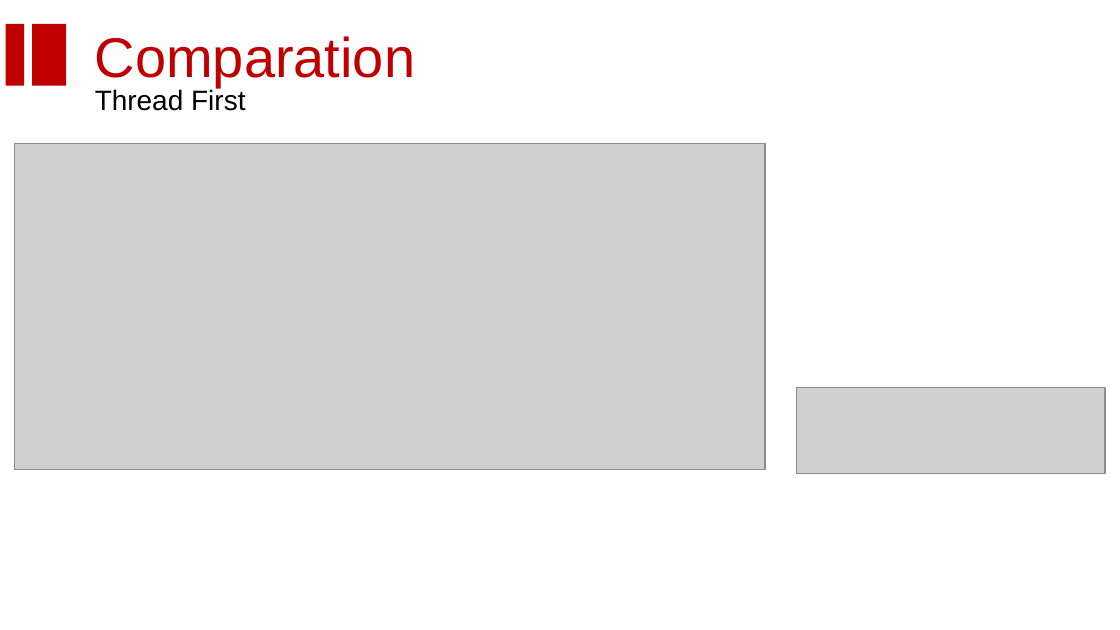
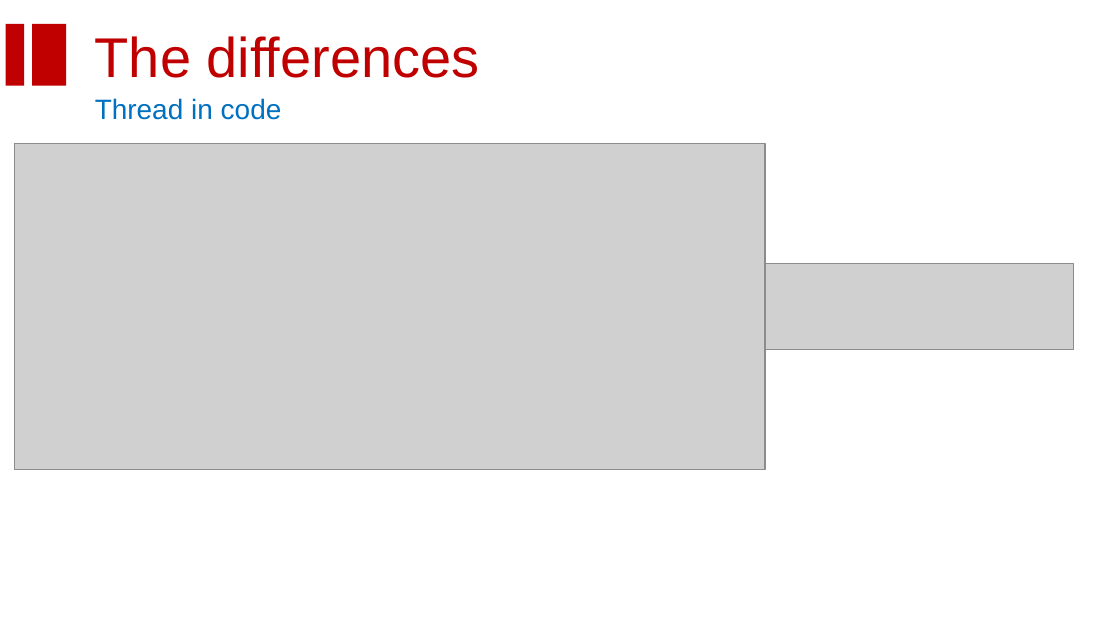
Before and after one commit to homanad/KotlinCoroutines, a slide deck: slide 11 of Coroutine.pptx. Drawn at 1120x630 pixels with LibreOffice and Linux fonts; fonts in the diff are those of the drawing; grey boxes stand for pictures; background and template pictures are left out. Boxes give left, top, right and bottom in pixels: in the first picture for what was removed or moved away, otherwise in the second. Text is boxed around its words. In the diff, an @@ line names an element or a change of style, - is before the commit and + after.

```diff
--- a/Coroutine.pptx
+++ b/Coroutine.pptx
@@ text at [95, 36, 480, 78]: text changed @@
-Comparation
+The differences
@@ text at [95, 98, 282, 120]: text changed; text colour #000000 to #0070C0 @@
-Thread First
+Thread in code
@@ picture: place and size @@
-picture at [796, 388, 1105, 474]
+picture at [765, 263, 1074, 349]
```
Also in this commit, not shown: 15 other slides changed, 14 slides added, 14 slides removed.
